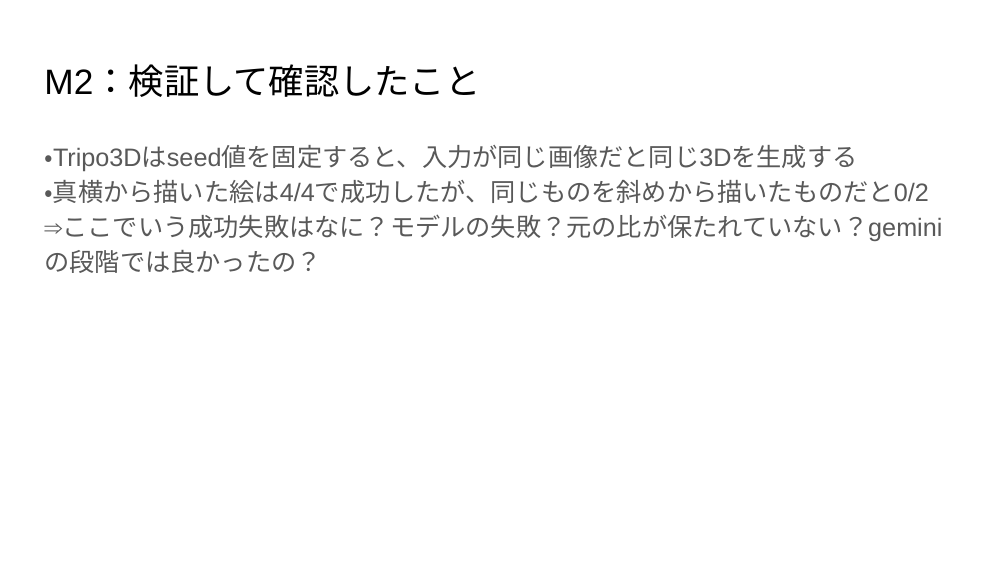
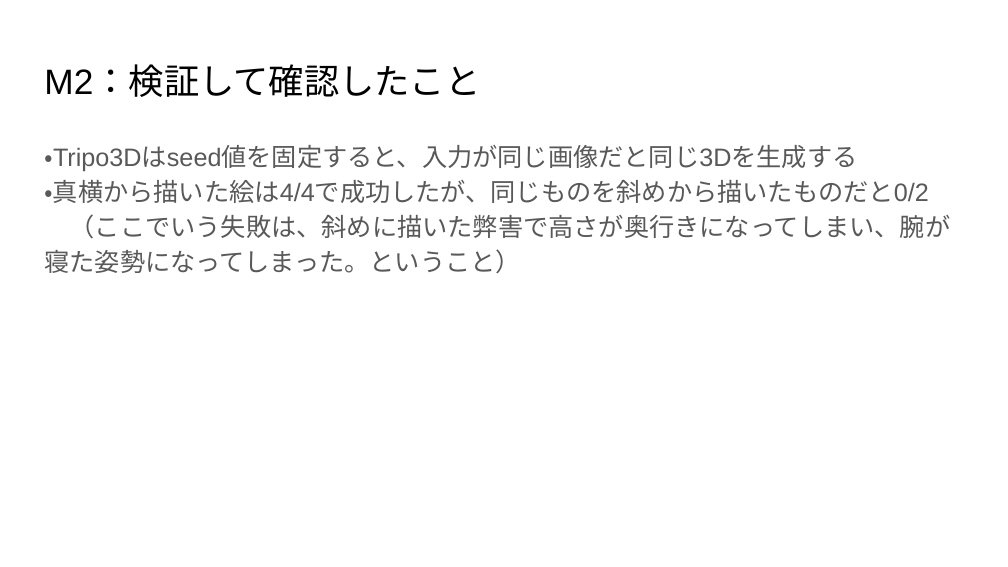
Before and after one commit to 233301koshiro/StackelbergPPO, a slide deck: slide 10 of docs/研究応用/執筆/システムフロー解説(M1~M7).pptx (slide 7 before the commit). Drawn at 1008x567 pixels with LibreOffice and Linux fonts; fonts in the diff are those of the drawing. Boxes give left, top, right and bottom in pixels: in the first picture for what was removed or moved away, otherwise in the second. Text is boxed around its words. In the diff, an @@ line names an element or a change of style, - is before the commit and + after.

```diff
--- a/docs/研究応用/執筆/システムフロー解説(M1~M7).pptx
+++ b/docs/研究応用/執筆/システムフロー解説(M1~M7).pptx
@@ text at [44, 145, 951, 273]: text changed @@
-・Tripo3Dはseed値を固定すると、入力が同じ画像だと同じ3Dを生成する
-・真横から描いた絵は4/4で成功したが、同じものを斜めから描いたものだと0/2
-⇒ここでいう成功失敗はなに？モデルの失敗？元の比が保たれていない？geminiの段階では良かったの？
+・Tripo3Dはseed値を固定すると、入力が同じ画像だと同じ3Dを生成する
+・真横から描いた絵は4/4で成功したが、同じものを斜めから描いたものだと0/2
+（ここでいう失敗は、斜めに描いた弊害で高さが奥行きになってしまい、腕が寝た姿勢になってしまった。ということ）
```
Also in this commit, not shown: 13 other slides changed, 6 slides added, 10 other files.
